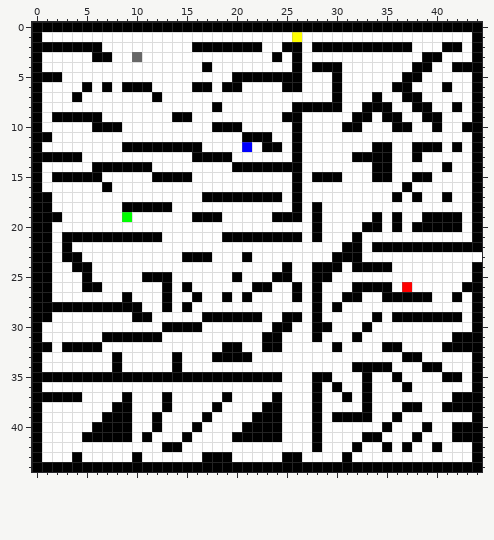
Pixel-art sprite: res/maps/default.png. The first picture shows the starting point.
The file is 45x45 pixels.
Now the later version:
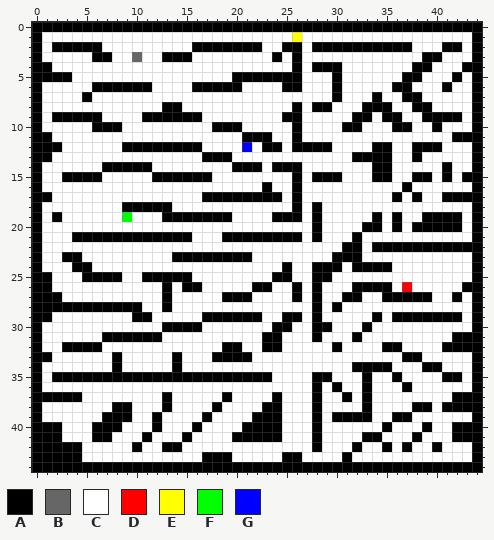
Palette (. is transparent): A #000000  B #666666  C #ffffff  D #ff0000  E #ffff00  F #00ff00  G #0000ff
Difference:
@@ x 0..44 @@
  1 ACCCCCCCCCCCCCCCCCCCCCCCCCECCCCCCCCCCCCCCCCCA
- 2 AAAAAAACCCCCCCCCAAAAAAACCAACAAAAAAAAAACCCAACA
- 3 ACCCCCAACCBCCCCCCCCCCCCCACACCCCCCCCCCCCAACCCA
- 4 ACCCCCCCCCCCCCCCCACCCCCCCCACAAACCCCCCCAACCAAA
- 5 AAACCCCCCCCCCCCCCCCCAAAAAAACCCACCCCCCAACCCCCA
- 6 ACCCCACACAAACCCCAACAACCCCAACCCACCCCCAACCCACCA
- 7 ACCCACCCCCCCACCCCCCCCCCCCCCCCCACCCACCAACCCCCA
- 8 ACCCCCCCCCCCCCCCCCACCCCCCCAAAAACCAAACCAACCACA
- 9 ACAAAAACCCCCCCAACCCCCCCCCAACCCCCAACAACCAACCCA
-10 ACCCCCAAACCCCCCCCCAAACCCCCACCCCAACCCAACCACCAA
-11 AACCCCCCCCCCCCCCCCCCCAAACCACCCCCCCCCCCCCCCCCA
-12 ACCCCCCCCAAAAAAAACCCCGCAACACCCCCCCAACCAAACACA
-13 AAAAACCCCCCCCCCCAAAACCCCCCACCCCCAAAACCACCCCCA
-14 ACCCCCAAAAAACCCCCCCCAAAAAAACCCCCCCAACCCCCACCA
-15 ACAAAAACCCCCAAAACCCCCCCCCCACAAACCCAACCAACCCCA
-16 ACCCCCCACCCCCCCCCCCCCCCCCCACCCCCCCCCCACCCCCCA
-17 AACCCCCCCCCCCCCCCAAAAAAAACACCCCCCCCCACACCACCA
-18 AACCCCCCCAAAAACCCCCCCCCCCCACACCCCCCCCCCCCCCCA
-19 AAACCCCCCFCCCCCCAAACCCCCAAACACCCCCACACCAAAACA
-20 AACCCCCCCCCCCCCCCCCCCCCCCCCCACCCCAACACAAAAACA
-21 AACAAAAAAAAAACCCCCCAAAAAAAACACCCACCCCCCCCCCCA
-22 AACACCCCCCCCCCCCCCCCCCCCCCCCCCCAACAAAAAAAAAAA
-23 AACAACCCCCCCCCCAAACCCACCCCCCCCAAACCCCCCCCCCCC
-24 AACCAACCCCCCCCCCCCCCCCCCCACCAAACAAAACCCCCCCCA
-25 AACCCACCCCCAAACCCCCCACCCAACCAACCCCCCCCCCCCCCA
-26 AACCCAACCCCCCACACCCCCCAACCACACCCAAAACDCCCCCAA
-27 AACCCCCCCACCCACCACCACACCCCACACCAACCAAAAACCACA
-28 AAAAAAAAAAACCACACCCCCCCCCCCCACACCCCCCCCCCCCCA
+ 2 ACAAAAACCCCCCCCCAAAAAAACCAACAAAAAAAAAACCCAACA
+ 3 ACCCCCAACCBCCAAACCCCCCCCACACCCCCCCCCCCCAACCCA
+ 4 AACCCCCCCCCCCCCCCCCCCCCCCCACAAACCCCCCCAACCCAA
+ 5 AAAACCCCCCCCCCCCCCCCAAAAAAACCCACCCCCCAACCCACA
+ 6 ACCCCCAAAAAACCCCAAAAACCCCAACCCACCCCCAACCCACCA
+ 7 ACCCCACCCCCCCCCCCCCCCCCCCCCCCCACCCACCAACCCCCA
+ 8 ACCCCCCCCCCCCAACCCCCCCCCCCACAACCCAAACCAACCCCA
+ 9 ACAAAAACCCCAAAAAACCCCCCCCAACCCCCAACAACCAAAACA
+10 ACCCCCAAACCCCCCCCCAAACCCCCACCCCAACCCAACCACCCA
+11 AACCCCCCCCCCCCCCCCCCCAAACCACCCCCCCCCCCCCCCAAA
+12 AAACCCCCCAAAAAAAACCCCGCAACAAAACCCCAACCAAACCCA
+13 AACCCCCCCCCCCCCCCAAACCCCCCCCCCCCAAAACCACCCCCA
+14 ACCCCCCAAAAACCCCCCCCAAACAAACCCCCCCAACCCCCACCA
+15 ACCAAAACCCCCAAAAAACCCCCCCCACAAACCCAACCAACACAA
+16 ACCCCCCCCCCCCCCCCCCCCCCACCACCCCCCCCCCACCCCCCA
+17 AACCCCCCCCCCCCCCCAAAAAAAACACCCCCCCCCACACCAAAA
+18 ACCCCCCCCAAAAACCCCCCCCCCCCACACCCCCCCCCCCCCCCA
+19 ACACCCCCCFCCCAAAAAAACCCCAAACACCCCCACACCAAAACA
+20 ACCCCCCCCCCCCCCCCCCCCCCCCCCCACCCCAACACAAAAACA
+21 ACCCAAAAAAAAAAAACCCAAAAAAAACACCCACCCCCCCCCCCA
+22 ACCCCCCCCCCCCCCCCCCCCCCCCCCCCCCAACAAAAAAAAAAA
+23 ACCAACCCCCCCCCAAAAAAAACCCCCCCCAAACCCCCCCCCCCA
+24 ACCCAACCCCCCCCCCCCCCCCCCCACCAAACAAAACCCCCCCCA
+25 AACCCAAAACCAAAAACCCCCCCCAACCAACCCCCCCCCCCCCCA
+26 AACCCCCCCCCCCACAACCCCCAACCACACCCAAAACDCCCCCAA
+27 AAACCCCCCCCCCACCCCCAAACCCCACACCAACCAAAAACCACA
+28 AAAAAAAAAAACCACCCCCCCCCCCCCCACACCCCCCCCCCCCCA
 29 AACCCCCCCCAACCCCCAAAAAACCAACACCCCCACAAAAAAACA
@@ x 0..44 @@
 31 ACCCCCCAAAAAACCCCCCCCCCAACCCACCCACCCCCCCCCAAA
-32 AACAAAACCCCCCCCCCCCAACCAACCCCCACCCCAACCCCAAAA
-33 ACCCCCCCACCCCCACCCAAAACCCCCCCCCCCCCCCAACCCCCA
+32 ACCAAAACCCCCCCCCCCCAACCAACCCCCACCCCAACCCCAAAA
+33 AACCCCCCACCCCCACCCAAAACCCCCCCCCCCCCCCAACCCCCA
 34 ACCCCCCCACCCCCACCCCCCCCCCCCCCCCCAAAACCCAACCCA
-35 AAAAAAAAAAAAAAAAAAAAAAAAACCCAACCCACCACCCCAACA
+35 ACAAAAAAAAAAAAAAAAAAAAAACCCCAACCCACCACCCCAACA
 36 ACCCCCCCCCCCCCCCCCCCCCCCCCCCACACCACCCACCCCCCA
-37 AAAAACCCCACCCACCCCCACCCCACCCACCACACCCCCCCCAAA
-38 ACCCCCCCAACCCACCCCACCCCAACCCACCCCACCCAACCAAAA
-39 ACCCCCCAAACCACCCCACCCCAAACCCACAAAACCACCCCCCCA
-40 ACCCCCAAAACCACCCACCCCAAAACCCACCCCCCACCCACCAAA
-41 ACCCCAAAAACACCCACCCCAAAAACCCACCCCAACCCACCCAAA
-42 ACCCCCCCCCCCCAACCCCCCCCCCCCCACCCACCACACCACCCA
-43 ACCCACCCCCACCCCCCAAACCCCCAACCCCACCCCCCCCCCCCA
+37 AAAAACCCCCCCCACCCCCACCCCACCCACCACACCCCCCCCAAA
+38 ACCCCCCCAACCCACCCCACCCCAACCCACCCCACCCCAACAAAA
+39 ACCCCCCAAACCACCCCACCCCAAACCCACAAAACCAACCCCCCA
+40 AAACCCAAACCCACCCACCCCAAAACCCACCCCCCACCCACCAAA
+41 AAACCCAACCCACCCACCCCAAAAACCCACCCCAACCCACCCAAA
+42 AAAAACCCCCACCAACCCCCCCCCCCCCACCCACCACACCACCCA
+43 AAAAACCCCCCCCCCCCAAACCCCCAACCCCACCCCCCCCCCCCA
 44 AAAAAAAAAAAAAAAAAAAAAAAAAAAAAAAAAAAAAAAAAAAAA
Boxes around the changes in both pictures, in picture pixels (x1, y1, x2, y2):
changed: (42, 42, 342, 382)
changed: (442, 62, 472, 202)
changed: (472, 252, 482, 262)
changed: (42, 392, 142, 462)
changed: (402, 402, 432, 422)
